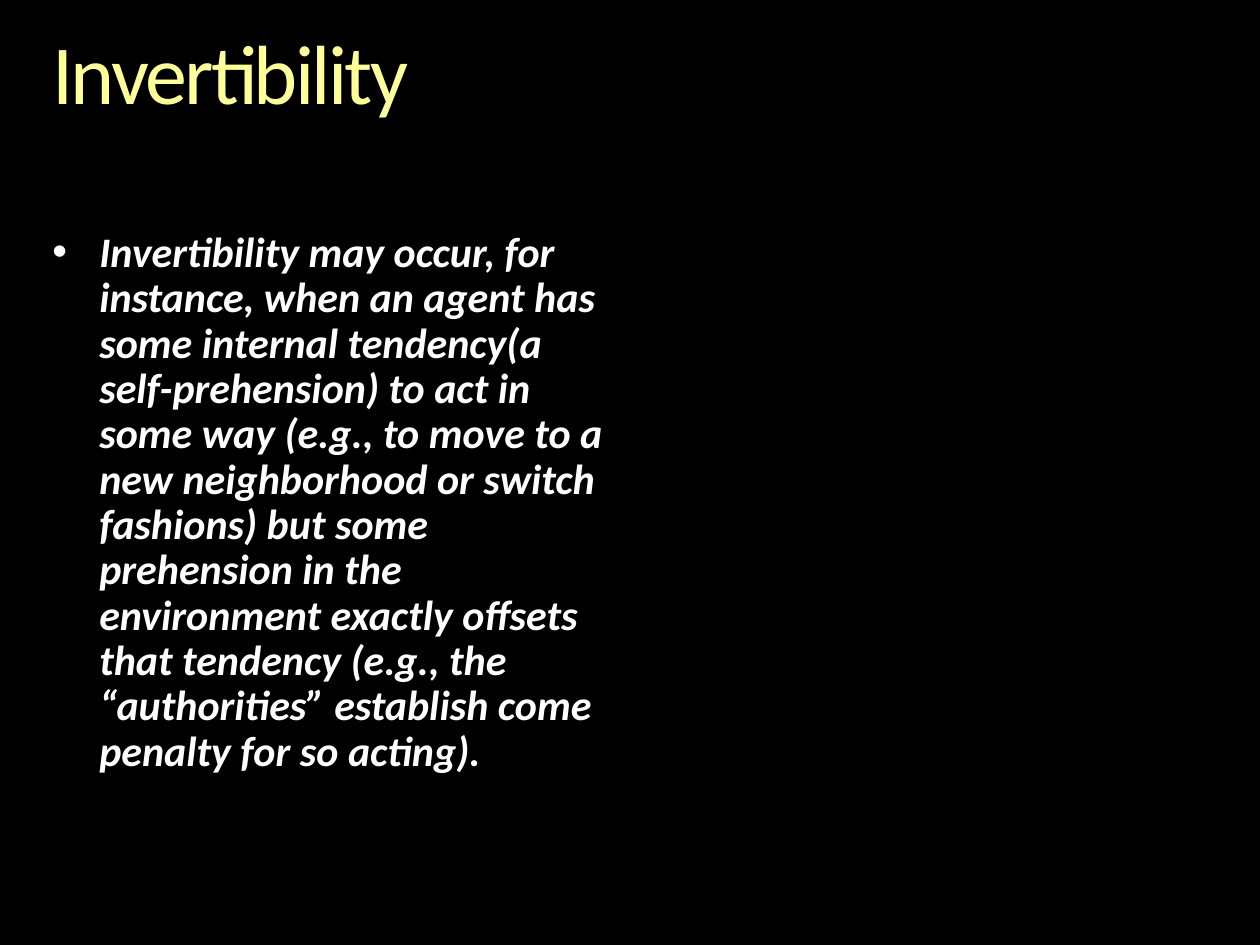
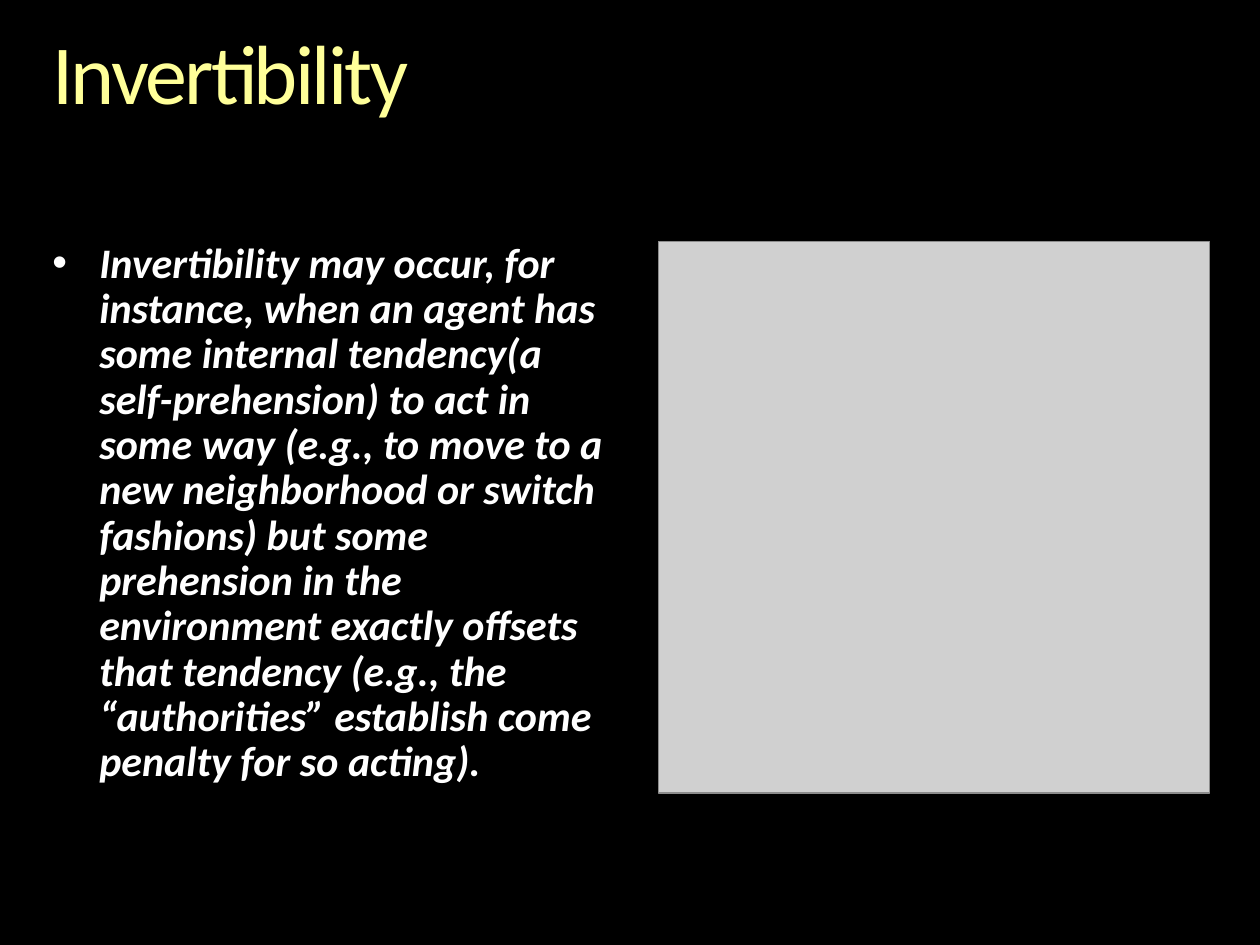
Before and after one commit to gcallah/indras_net, a slide deck: slide 21 of docs/ABMsAsAlgebraic.pptx. Drawn at 1260x945 pixels with LibreOffice and Linux fonts; fonts in the diff are those of the drawing; grey boxes stand for pictures; background and template pictures are left out. Boxes give left, top, right and bottom in pixels: in the first picture for what was removed or moved away, otherwise in the second. Text is boxed around its words. In the diff, an @@ line names an element or a change of style, - is before the commit and + after.

```diff
--- a/docs/ABMsAsAlgebraic.pptx
+++ b/docs/ABMsAsAlgebraic.pptx
@@ text "Invertibility may occur, for instance, ...": place and size @@
-text "Invertibility may occur, for instance, ..." at [99, 237, 602, 773]
+text "Invertibility may occur, for instance, ..." at [99, 248, 602, 783]
@@ picture added at [659, 242, 1211, 794] @@
```
Also in this commit, not shown: 5 other slides changed, 1 slide added.
